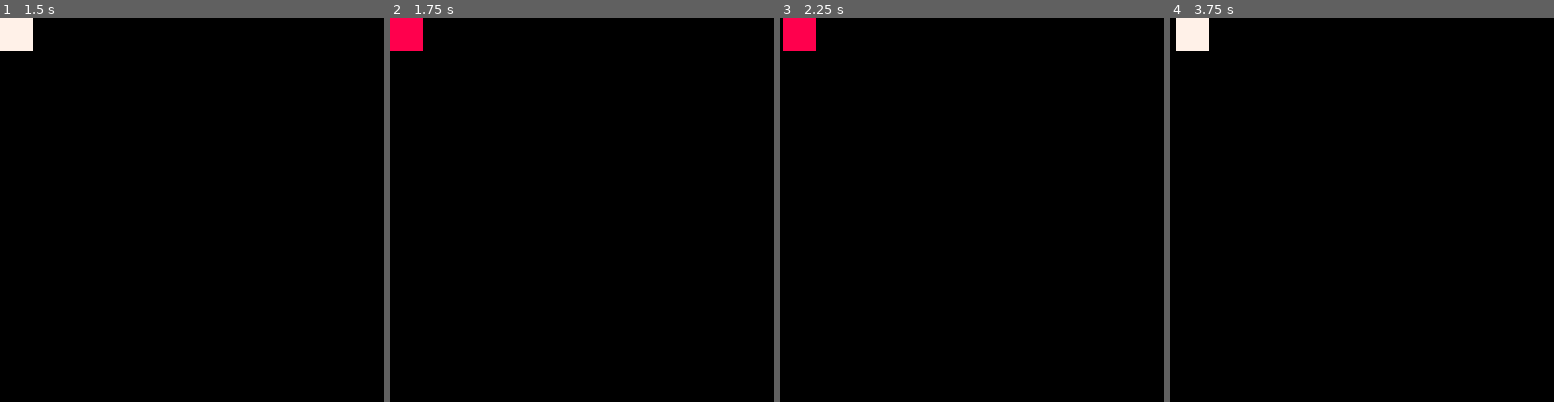
Above: before the commit, frames 1-4 (left to right).
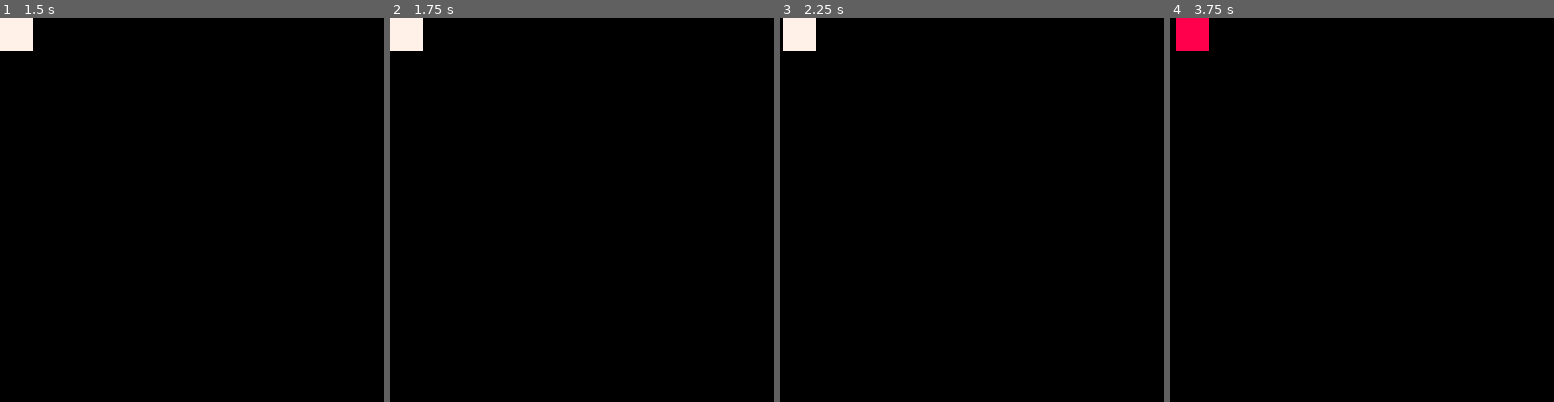
Above: after the commit, the same moments.

Repository: shen-sat/pico_state_machine
Game: PICO-8 cartridge game.p8
The game is run twice, just before and just after one commit, with the same random seed, the same clock (stepped at 60 frames per second) and the same inputs.
Inputs:
- Up to frame 1 (1.5 s): no input
- Up to frame 2 (1.75 s): hold Right from 1.6 s (still down)
- Up to frame 3 (2.25 s): release Right at 2.1 s; hold Up from 2.15 s (still down)
- Up to frame 4 (3.75 s): release Up at 2.42 s; hold Right 2.47-3.03 s; hold Left 3.08-3.58 s; hold Down from 3.63 s (still down)

Frame 1 is identical in both runs. In frame 2, 0.7% of the frame differs, in the area x 0-9%, y 0-9%; in frame 3, 0.7%; in frame 4, 0.7%.

Commit message:
Working create_anim_state function

Diff:
--- a/game.p8
+++ b/game.p8
@@ -18,6 +17,8 @@
   player.draw_state = draw_idle(player)
 
   current_time = 0
+  #include player_anims.lua
+  #include shared.lua
 end
 
 function right(parent)
@@ -125,8 +126,7 @@
   if btnp(0) then
   elseif btnp(1) then
     player.move_state = right(player)
-    player.draw_state = flash(player)
-
+    player.draw_state = create_anim_state(player_anims['flash'])
   elseif btnp(2) then
   elseif btnp(3) then
   end
--- /dev/null
+++ b/player_anims.lua
@@ -0,0 +1,16 @@
+player_anims = {
+	flash = {
+		parent = player,
+		speed = 20,
+		frames = {
+			function()
+			  rectfill(player.x,player.y,player.x + 10,player.y + 10,8)
+			end,
+			function()
+			  rectfill(player.x,player.y,player.x + 10,player.y + 10,7)
+			end
+		},
+		next_state = draw_idle(player),
+		loop = true
+	}
+}
--- /dev/null
+++ b/shared.lua
@@ -0,0 +1,33 @@
+function create_anim_state(anim)
+	local state = {
+	  speed = anim.speed,
+	  start_time = current_time,
+	  frames = function(self)
+	    return anim.frames
+	  end,
+	  get_index = function(self, is_prediction)
+	    local movement_start_time = self.start_time
+	    time_elapsed = current_time - movement_start_time
+	    if is_prediction then time_elapsed += 1 end
+	    -- using flr makes sure we alwways return an integer at regular intervals
+	    -- Eg self.speed of 3 will return 1,1,1,2,2,2,3,3,3...
+	    local i = flr(time_elapsed/self.speed) + 1
+
+	    return i
+	  end,
+	  draw = function(self)
+	  	local i = self:get_index()
+	  	if anim.loop then
+	  		self.frames()[(i % #anim.frames) + 1]()
+	  	else
+	  		self.frames()[i]()
+	  		local next_i = self:get_index(true)
+	  		if next_i > #self.frames() then
+	  		  anim.parent.draw_state = anim.next_state
+	  		end
+	  	end
+	  end
+	}
+
+	return state
+end
